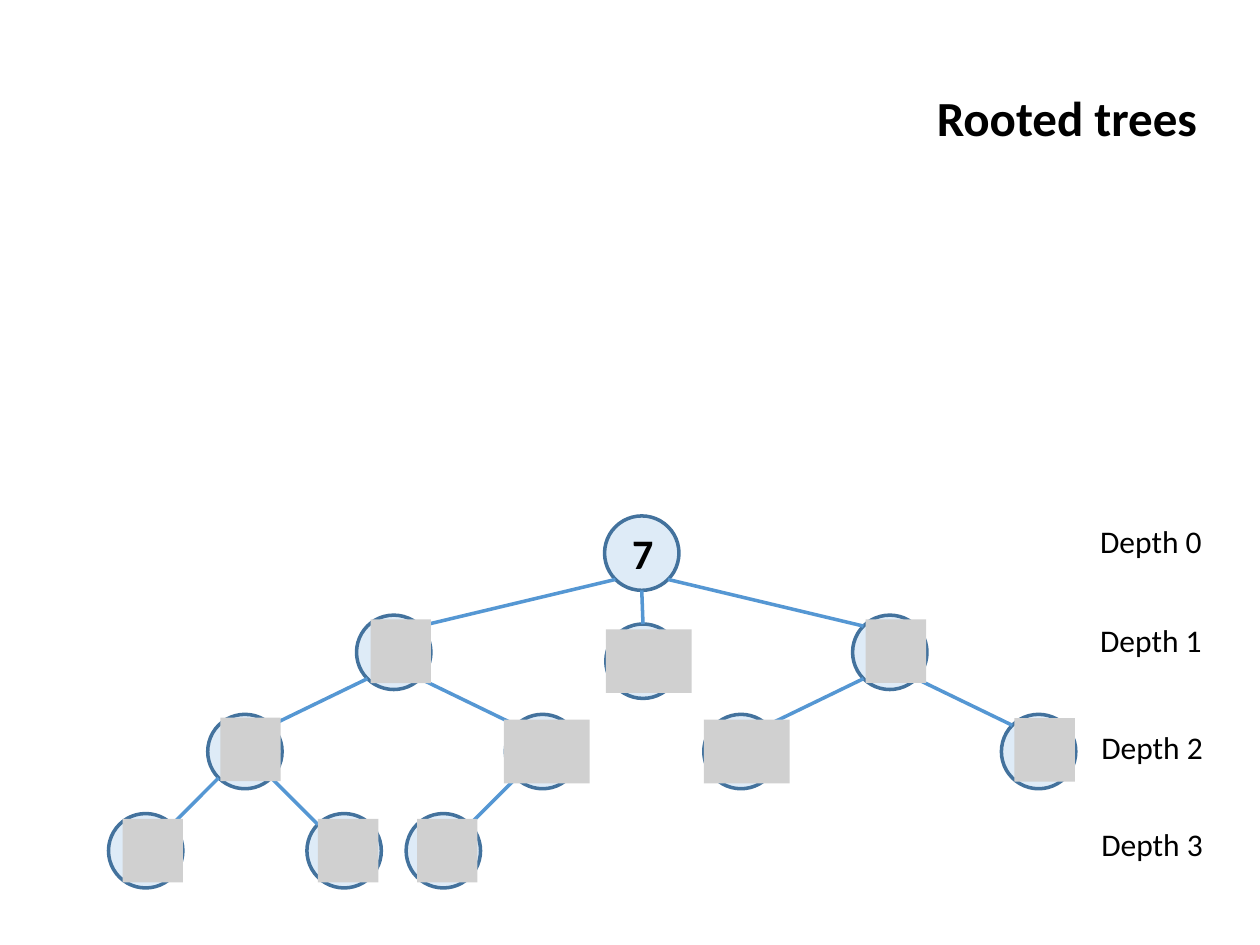
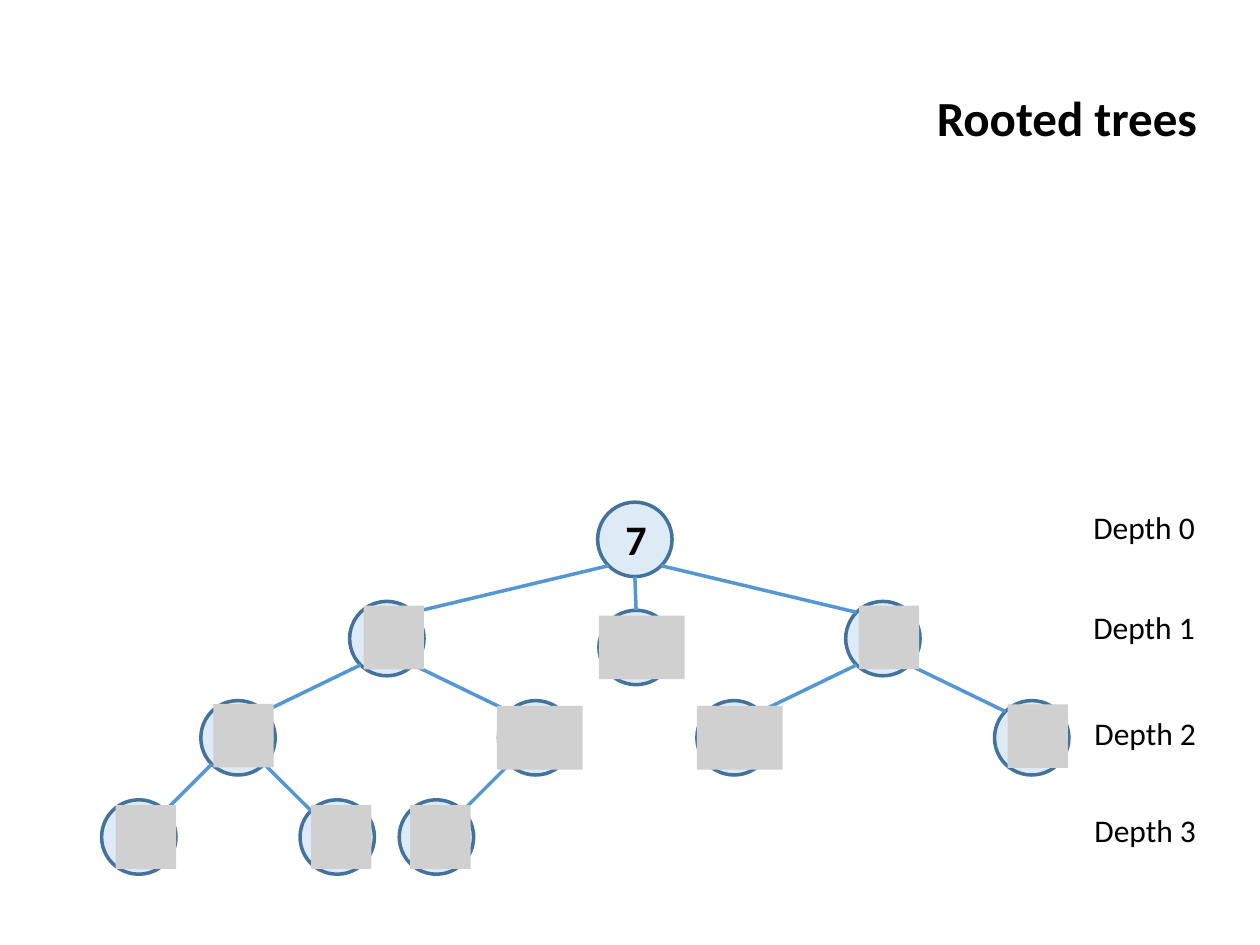
Before and after one commit to ifromm/dsa, a slide deck: slide 22 of slides/unit_6_trees.pptx. Drawn at 1260x945 pixels with LibreOffice and Linux fonts; fonts in the diff are those of the drawing; grey boxes stand for pictures; background and template pictures are left out. Boxes give left, top, right and bottom in pixels: in the first picture for what was removed or moved away, otherwise in the second. Text is boxed around its words. In the diff, an @@ line names an element or a change of style, - is before the commit and + after.

```diff
--- a/slides/unit_6_trees.pptx
+++ b/slides/unit_6_trees.pptx
@@ text "7": place and size @@
-text "7" at [632,541,653,569]
+text "7" at [625,527,646,555]
@@ 5 ellipses, 2 lines, 2 pictures: place and size @@
-5 ellipses, 2 lines, 2 pictures at [173,517,1076,824]
+5 ellipses, 2 lines, 2 pictures at [165,503,1068,810]
@@ 8 lines, 8 pictures, 6 ellipses, 4 texts: place and size @@
-8 lines, 8 pictures, 6 ellipses, 4 texts at [108,531,1203,888]
+8 lines, 8 pictures, 6 ellipses, 4 texts at [102,517,1196,874]
```
Also in this commit, not shown: 14 other slides changed, 2 other files.
